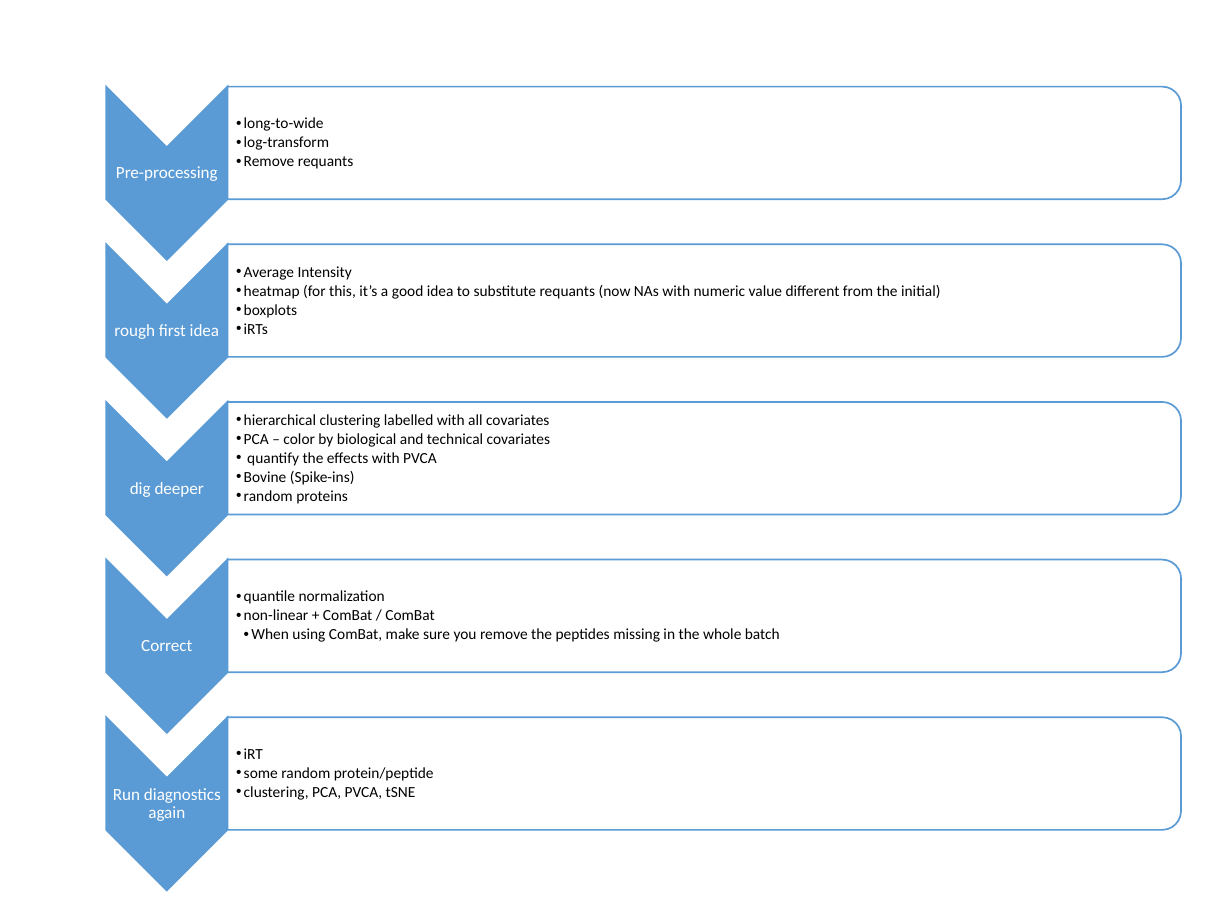
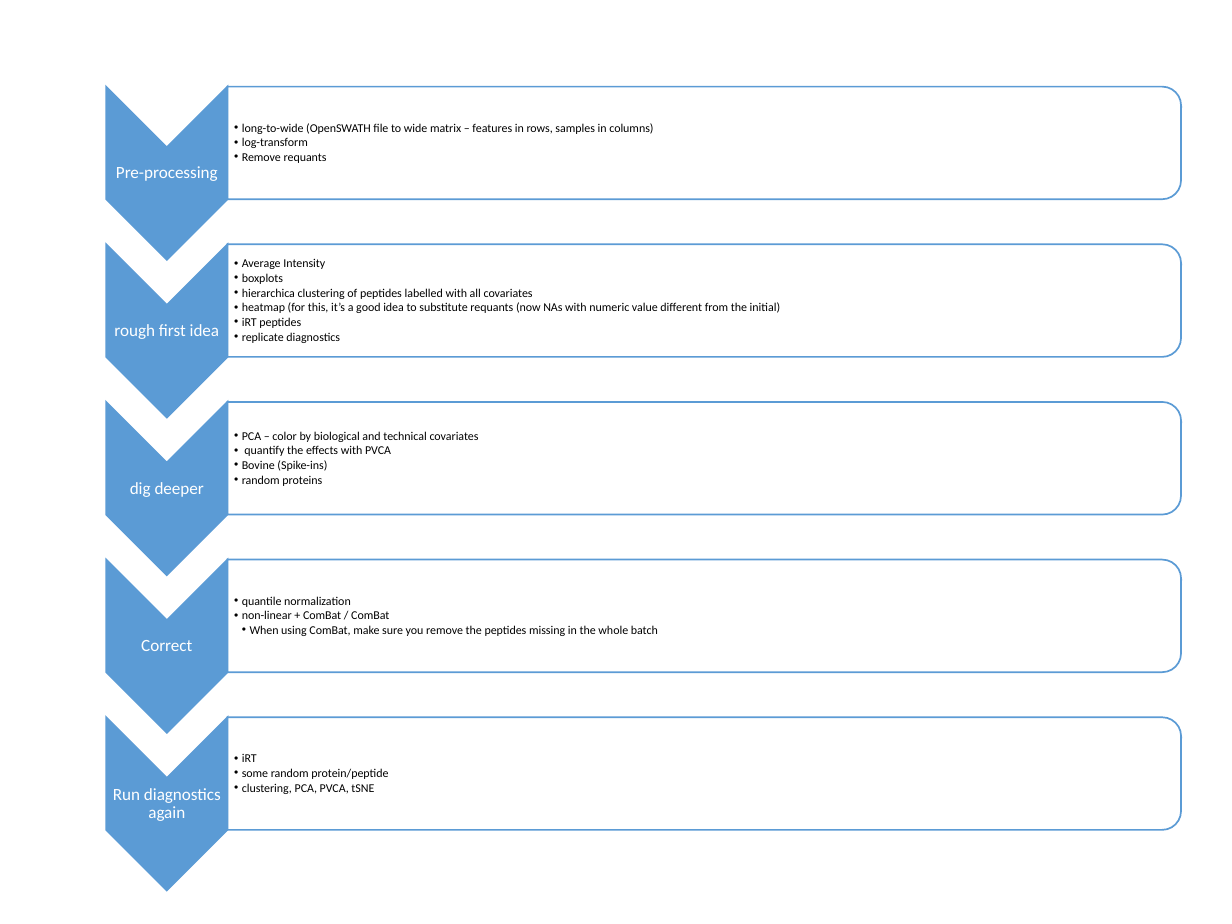
Before and after one commit to symbioticMe/proBatch, a slide deck: slide 1 of analysis_workflow.pptx. Drawn at 1232x924 pixels with LibreOffice and Linux fonts; fonts in the diff are those of the drawing. Boxes give left, top, right and bottom in pixels: in the first picture for what was removed or moved away, otherwise in the second. Text is boxed around its words. In the diff, an @@ line names an element or a change of style, - is before the commit and + after.

```diff
--- a/analysis_workflow.pptx
+++ b/analysis_workflow.pptx
@@ text at [242, 123, 653, 134]: text changed; size 9 to 7 pt @@
-  • long-to-wide
+  • long-to-wide (OpenSWATH file to wide matrix – features in rows, samples in columns)
@@ text at [242, 137, 327, 163]: size 9 to 7 pt in "log-transform", "Remove requants" @@
@@ text at [242, 259, 780, 313]: size 9 to 7 pt in "Average Intensity", "heatmap (for this, it’s a good idea ..." @@
@@ text at [242, 273, 533, 299]: paragraphs added @@
+  • boxplots
+  • hierarchica clustering of peptides labelled with all covariates
@@ text at [242, 317, 340, 343]: text changed; size 9 to 7 pt @@
-  • boxplots
-  • iRTs
+  • iRT peptides
+  • replicate diagnostics
@@ size 9 to 7 pt in 3 elements at [242, 596, 658, 636], [242, 754, 388, 794], [242, 431, 479, 486] @@
@@ text at [244, 414, 549, 428]: paragraph removed @@
-  • hierarchical clustering labelled with all covariates
```
Also in this commit, not shown: 1 other file.
